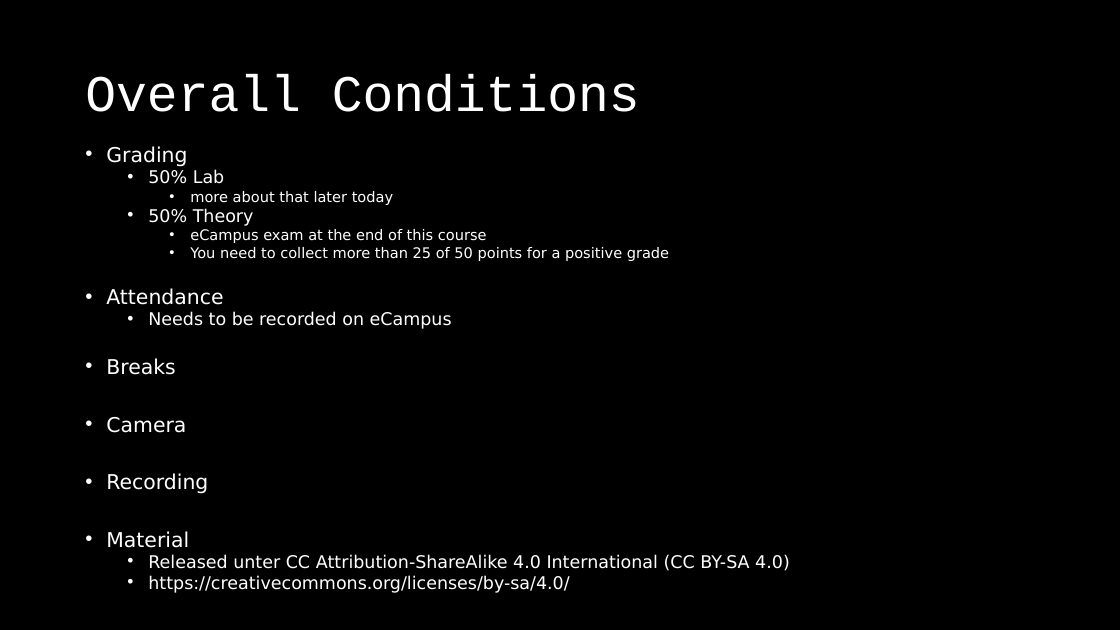
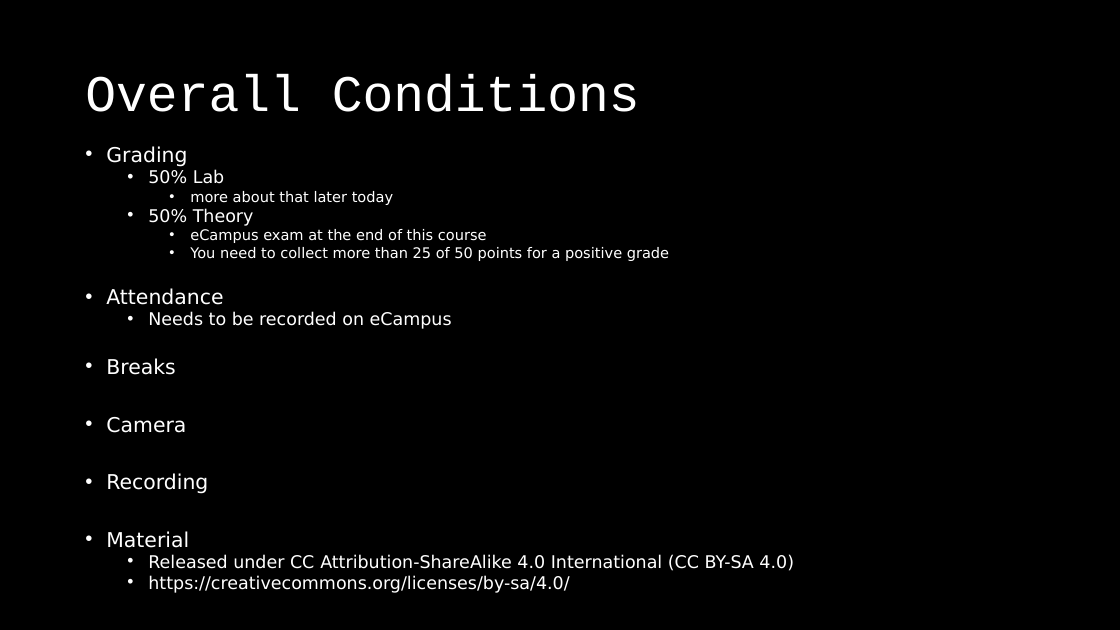
Before and after one commit to dschwarz91/websec-lecture, a slide deck: slide 15 of slides/1_Intro_and_Motivation.pptx. Drawn at 1120x630 pixels with LibreOffice and Linux fonts; fonts in the diff are those of the drawing. Boxes give left, top, right and bottom in pixels: in the first picture for what was removed or moved away, otherwise in the second. Text is boxed around its words. In the diff, an @@ line names an element or a change of style, - is before the commit and + after.

```diff
--- a/slides/1_Intro_and_Motivation.pptx
+++ b/slides/1_Intro_and_Motivation.pptx
@@ text at (148,554,794,571): text changed @@
-  • Released unter CC Attribution-ShareAlike 4.0 International (CC BY-SA 4.0)
+  • Released under CC Attribution-ShareAlike 4.0 International (CC BY-SA 4.0)
```
Also in this commit, not shown: 1 other slide changed, 1 other file.
